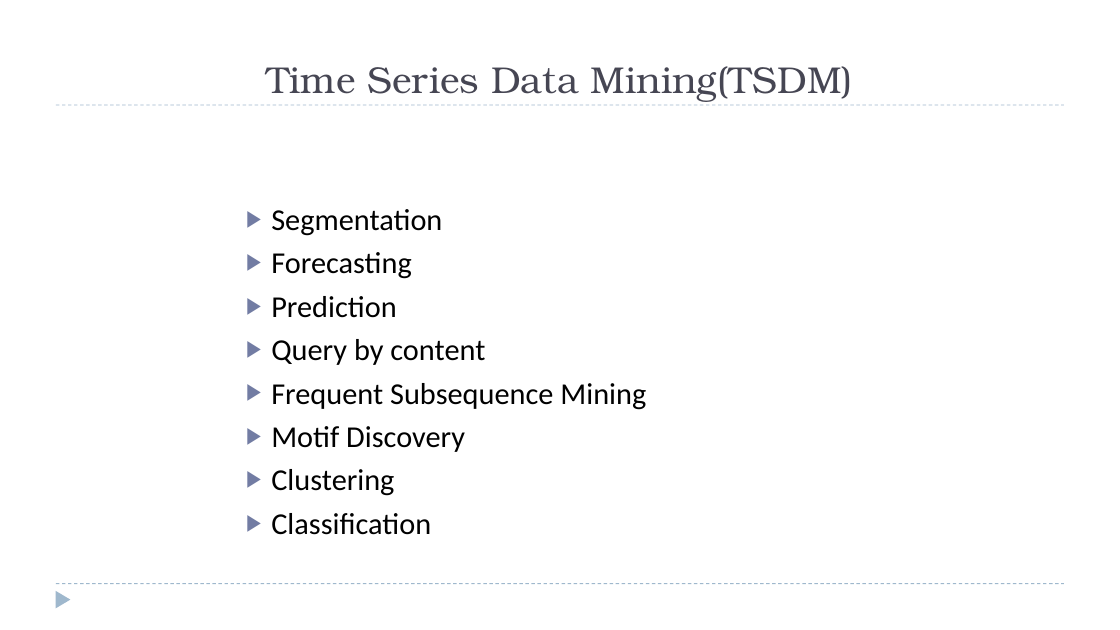
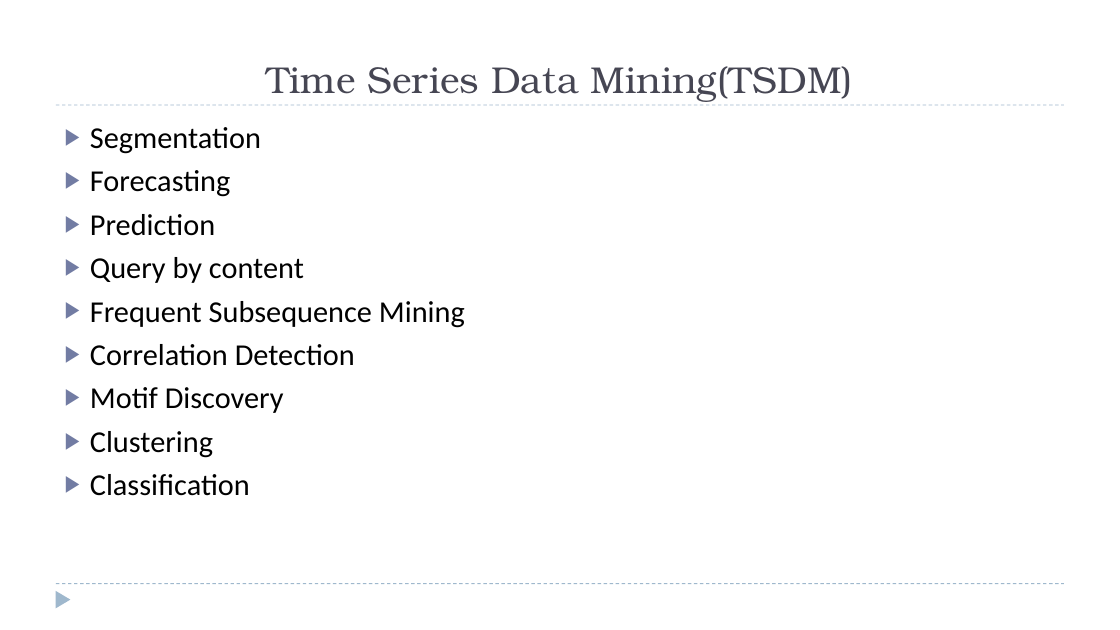
Before and after one commit to zixiaojindao/time-series-survey, a slide deck: slide 4 of slide/tsdm.pptx. Drawn at 1120x630 pixels with LibreOffice and Linux fonts; fonts in the diff are those of the drawing. Boxes give left, top, right and bottom in pixels: in the first picture for what was removed or moved away, otherwise in the second. Text is boxed around its words. In the diff, an @@ line names an element or a change of style, - is before the commit and + after.

```diff
--- a/slide/tsdm.pptx
+++ b/slide/tsdm.pptx
@@ text "Segmentation": place and size @@
-text "Segmentation" at <box>271,209,646,535</box>
+text "Segmentation" at <box>90,127,465,496</box>
@@ text at <box>90,344,355,366</box>: paragraph added @@
+▶ Correlation Detection
```
Also in this commit, not shown: 1 other slide changed, 5 slides added, 2 other files.
